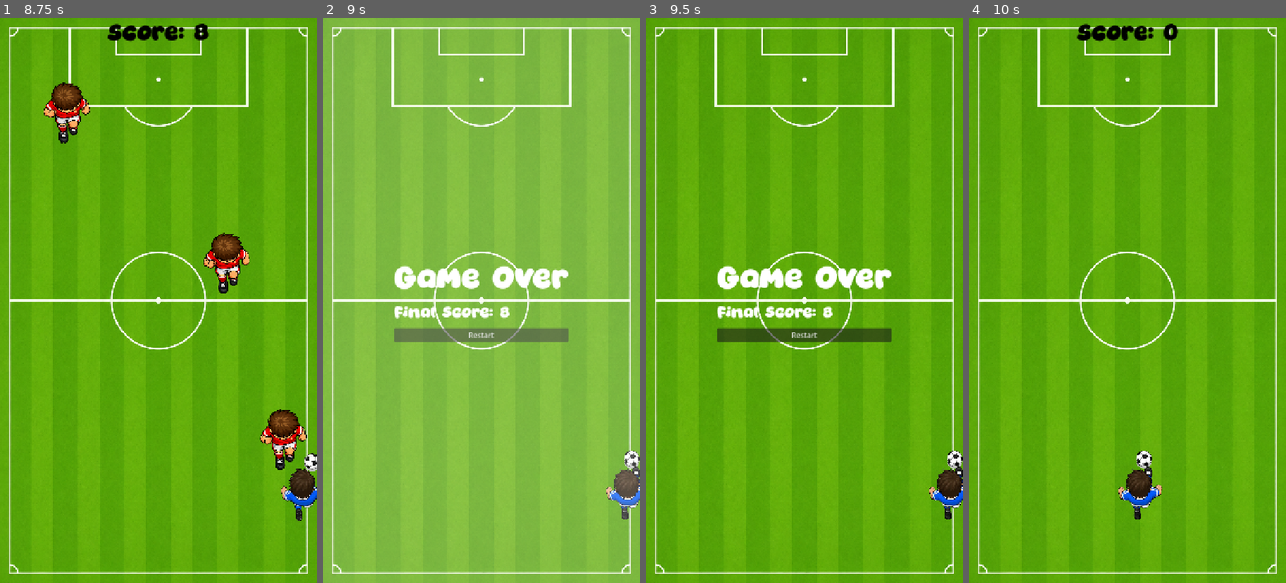
Above: before the commit, frames 1-4 (left to right).
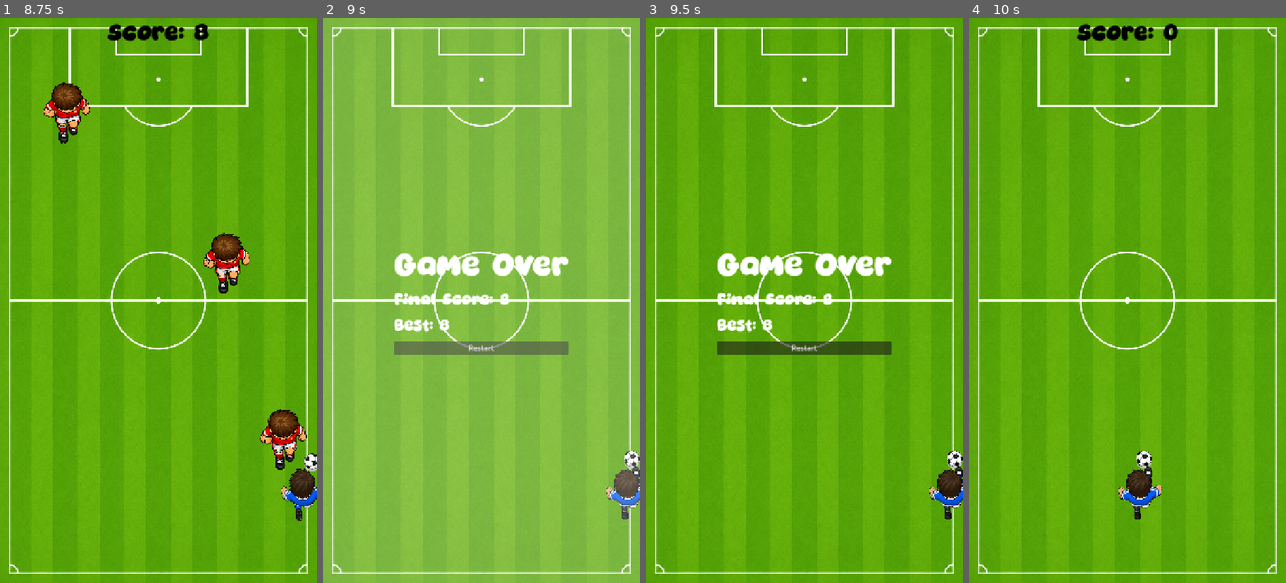
Above: after the commit, the same moments.

Repository: schoibs/futbolrush
Game: Godot game, scene res://scenes/Main.tscn
The game is run twice, just before and just after one commit, with the same random seed, the same clock (stepped at 60 frames per second) and the same inputs.
Inputs:
- Up to frame 1 (8.75 s): click "Play" at 0.5 s; hold D (move_right) 1.28-2.03 s; hold A (move_left) 2.03-2.78 s; hold D (move_right) 2.78-4.28 s; hold A (move_left) 4.28-6.53 s; hold D (move_right) from 6.53 s (still down)
- Up to frame 2 (9 s): release D (move_right) at 8.78 s; hold A (move_left) from 8.78 s (still down)
- Up to frame 3 (9.5 s): keep holding A (move_left)
- Up to frame 4 (10 s): release A (move_left) at 9.5 s; click "Restart" at 9.5 s

Frame 1 is identical in both runs. In frame 2, 5.7% of the frame differs, in the area x 22-78%, y 41-60%; in frame 3, 6.0%; in frame 4, nothing differs.

Commit message:
Save best score locally

Diff:
--- a/scenes/HUD.tscn
+++ b/scenes/HUD.tscn
@@ -34,6 +34,12 @@
 theme_override_fonts/font = ExtResource("2_fls4u")
 theme_override_font_sizes/font_size = 64
 text = "FutbolRush"
+
+[node name="BestScoreLabel" type="Label" parent="Root/StartScreen/MenuBox" unique_id=1743521048]
+layout_mode = 2
+theme_override_fonts/font = ExtResource("2_fls4u")
+theme_override_font_sizes/font_size = 28
+text = "Best: 0"
 
 [node name="PlayButton" type="Button" parent="Root/StartScreen/MenuBox" unique_id=920738959]
 layout_mode = 2
@@ -77,6 +83,11 @@
 theme_override_font_sizes/font_size = 32
 text = "Final Score: 0"
 
+[node name="GameOverBestScoreLabel" type="Label" parent="Root/GameOverScreen/GameOverBox" unique_id=954596739]
+layout_mode = 2
+theme_override_fonts/font = ExtResource("2_fls4u")
+theme_override_font_sizes/font_size = 32
+
 [node name="RestartButton" type="Button" parent="Root/GameOverScreen/GameOverBox" unique_id=585362463]
 layout_mode = 2
 text = "Restart"
--- a/scripts/hud.gd
+++ b/scripts/hud.gd
@@ -12,15 +12,20 @@
 @onready var impact_flash: ColorRect = $Root/ImpactFlash
 @onready var button_sound: AudioStreamPlayer = $ButtonSound
 @onready var collision_sound: AudioStreamPlayer = $CollisionSound
+@onready var start_best_score_label: Label = $Root/StartScreen/MenuBox/BestScoreLabel
+@onready var game_over_best_score_label: Label = $Root/GameOverScreen/GameOverBox/GameOverBestScoreLabel
+
 
 func _ready() -> void:
 	play_button.pressed.connect(_on_play_button_pressed)
 	restart_button.pressed.connect(_on_restart_button_pressed)
 
-func show_start() -> void:
+func show_start(best_score: int = 0) -> void:
 	start_screen.visible = true
 	score_label.visible = false
 	game_over_screen.visible = false
+	start_best_score_label.text = "Best: %d" % best_score
+	start_best_score_label.visible = best_score > 0
 
 func show_playing(score: int) -> void:
 	start_screen.visible = false
@@ -28,11 +33,12 @@
 	game_over_screen.visible = false
 	set_score(score)
 
-func show_game_over(final_score: int) -> void:
+func show_game_over(final_score: int, best_score: int = 0) -> void:
 	start_screen.visible = false
 	score_label.visible = false
 	game_over_screen.visible = true
 	final_score_label.text = "Final Score: %d" % final_score
+	game_over_best_score_label.text = "Best: %d" % best_score
 
 func set_score(score: int) -> void:
 	score_label.text = "Score: %d" % score
--- a/scripts/main.gd
+++ b/scripts/main.gd
@@ -27,14 +27,23 @@
 @onready var player: Area2D = $Player
 @onready var hud = $HUD
 
+#user:// is Godot's writable local data path for the current user
+const SAVE_PATH := "user://futbolrush.cfg"
+const SAVE_SECTION := "scores"
+const SAVE_BEST_SCORE := "best_score"
+
 var game_state := GameState.START
+var player_start_position := Vector2.ZERO
 var score := 0
-var player_start_position := Vector2.ZERO
+var best_score := 0
 
 func _ready() -> void:
 	randomize()
 	spawn_timer.one_shot = true
 	player_start_position = player.position
+
+	load_best_score()
+
 
 	if not spawn_timer.timeout.is_connected(_on_spawn_timer_timeout):
 		spawn_timer.timeout.connect(_on_spawn_timer_timeout)
@@ -58,7 +67,7 @@
 	clear_defenders()
 	reset_player()
 	player.set_physics_process(false)
-	hud.show_start()
+	hud.show_start(best_score)
 
 func start_run() -> void:
 	game_state = GameState.PLAYING
@@ -84,7 +93,8 @@
 	player.set_physics_process(false)
 	hud.play_collision_feedback()
 	clear_defenders()
-	hud.show_game_over(score)
+	update_best_score()
+	hud.show_game_over(score, best_score)
 
 func reset_player() -> void:
 	player.position = player_start_position
@@ -147,6 +157,32 @@
 
 	return defender_scene
 
+func load_best_score() -> void:
+	var config := ConfigFile.new()
+	var err := config.load(SAVE_PATH)
+
+	if err == OK:
+		best_score = int(config.get_value(SAVE_SECTION, SAVE_BEST_SCORE, 0))
+	else:
+		best_score = 0
+
+func save_best_score() -> void:
+#	Save best score locally
+	var config := ConfigFile.new()
+	config.set_value(SAVE_SECTION, SAVE_BEST_SCORE, best_score)
+
+	var err := config.save(SAVE_PATH)
+	if err != OK:
+		push_warning("Could not save best score: %s" % err)
+
+func update_best_score() -> void:
+	if score <= best_score:
+		return
+
+	best_score = score
+	save_best_score()
+
+
 func _on_spawn_timer_timeout() -> void:
 	if game_state != GameState.PLAYING:
 		return
